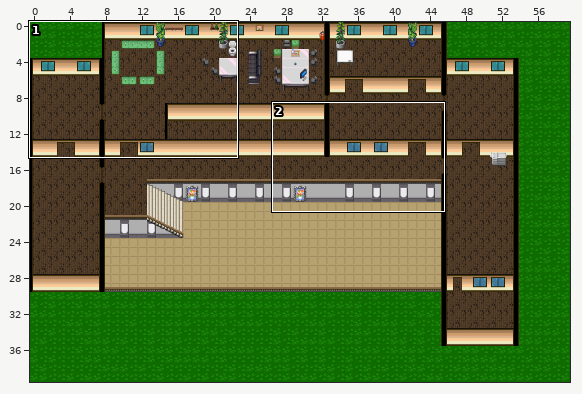
Two versions of a level (Tiled map, tiledProject/rennes.tmx). The picture above shows the old version from afar; the outline marks the close-up.
Close-up. As it was:
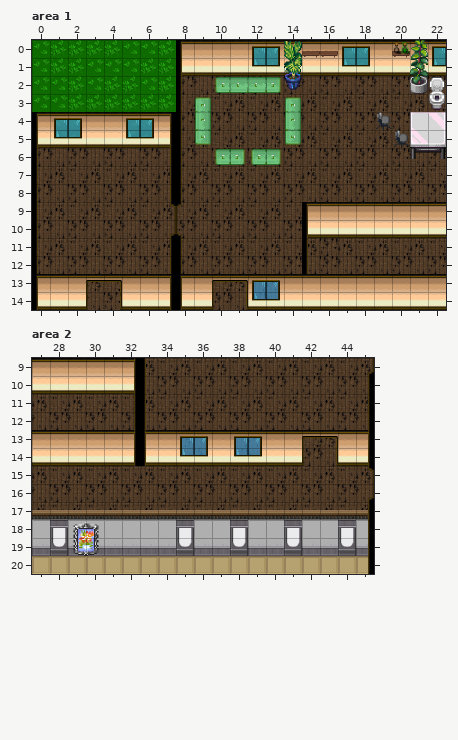
Cells are 32x32 px. Shown: area 1 x 0..22, y 0..14; area 2 x 27..45, y 9..20. The commit also changed other parts of the map, which this record leaves out. Tiles whose own drawing changed are shown in their newer look in all pictures.
Now the later version:
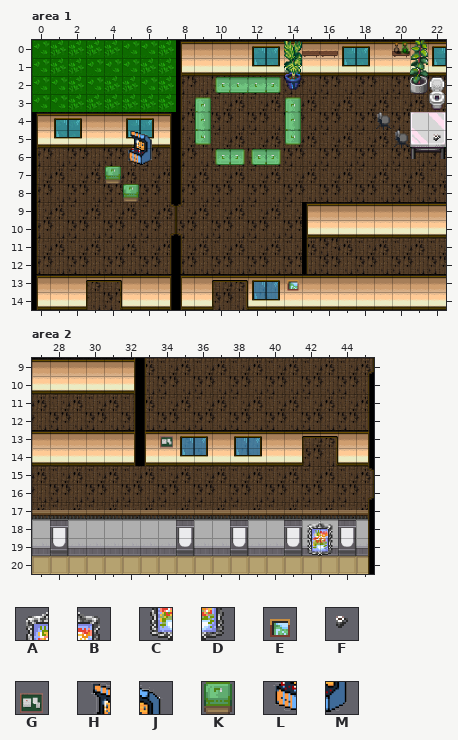
Key: from "tileset_z_misc": A 126, B 127, C 142, D 143, E 158, F 174, G 207, H 233, J 234, K 247, L 249, M 250.
_ is an empty cell.
Tiles of an added or newly shown layer are drawn over the layers below it.
Commit: :sparkles: add objects non-collides and optimise tileset z-misc
Changes in this commit:
Layer "Meubles Non Collides", area 1:
Tile H is added in row 5 at x 5.
Tile J is added in row 5 at x 6.
Tile K is added in row 7 at x 4; in row 8 at x 5.
Tile L is added in row 6 at x 5.
Tile M is added in row 6 at x 6.
Layer "Above Player > Object Non Coll" (added), area 1:
Tile E is added in row 13 at x 14.
Tile F is added in row 5 at x 22.
Layer "Meubles Non Collides", area 2:
Tile A is added in row 18 at x 42.
Tile B is added in row 18 at x 43.
Tile C is added in row 19 at x 42.
Tile D is added in row 19 at x 43.
The edit erases tile A in row 18 at x 29.
The edit erases tile B in row 18 at x 30.
The edit erases tile C in row 19 at x 29.
The edit erases tile D in row 19 at x 30.
Layer "Above Player > Object Non Coll" (added), area 2:
Tile G is added in row 13 at x 34.
